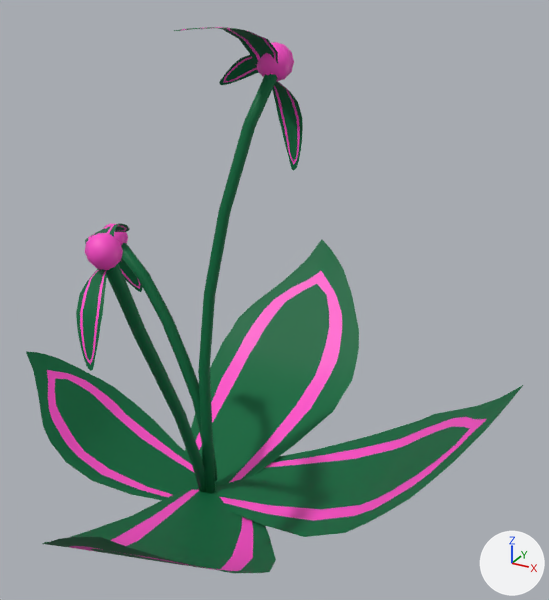
An edit to the Blender file HiddenHarmony/Assets/Models/Hub/Fern/LitFren.blend, drawn before and after from the same camera.
Rendered twice from a 50 mm camera at (1.355, -1.97, 1.849) aimed at (0.231, 0.074, 0.827). Every picture has the same lights, and +X, +Y and +Z are marked at lower right.
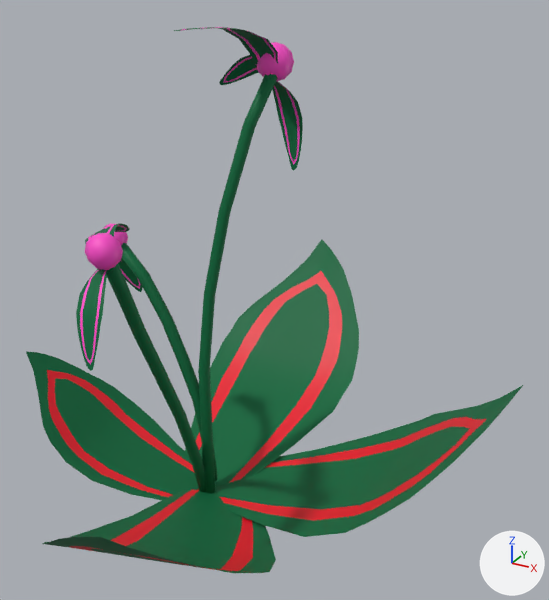
What changed in the scene script:
```text
Add mat_glowing2:
    mat_glowing2 = principled_material('glowing2')
    mat_glowing2.base_color = (0.8, 0.0, 0.0151)  # red #e70021
Change me_plane_013:
    where me_plane_013.from_pydata(...)  # 77 vertices, 60 faces; spans x -1.02..1.03, y -0.55..0.3, z -0.25..0.27
    used by ob_plane_000; location = (-0.03, 0.666, 0.336); rotation_euler = (0.0, 0.0, -0.0499), in degrees (0, 0, -2.9); scale = (0.319, 1.32, 1.32)
    me_plane_013 part 1: all 20 faces that had it switch from mat_glowing (pink #ff4bcb) to mat_glowing2 (red #e70021)
Change me_plane_000:
    where me_plane_000.from_pydata(...)  # 77 vertices, 60 faces; spans x -1.02..1.03, y -0.55..0.3, z -0.25..0.27
    used by ob_plane_001; location = (0.661, 0.082, 0.336); rotation_euler = (0.0, 0.0, -1.543), in degrees (0, 0, -88); scale = (0.319, 1.32, 1.32)
    me_plane_000 part 2: all 20 faces that had it switch from mat_glowing (pink #ff4bcb) to mat_glowing2 (red #e70021)
Change me_plane_001:
    where me_plane_001.from_pydata(...)  # 77 vertices, 60 faces; spans x -1.02..1.03, y -0.55..0.3, z -0.25..0.27
    used by ob_plane_002; location = (0.232, -0.625, 0.336); rotation_euler = (0.0, 0.0, -2.882), in degrees (0, 0, -165); scale = (0.319, 1.32, 1.32)
    me_plane_001 part 3: all 20 faces that had it switch from mat_glowing (pink #ff4bcb) to mat_glowing2 (red #e70021)
Change me_plane_002:
    where me_plane_002.from_pydata(...)  # 77 vertices, 60 faces; spans x -1.02..1.03, y -0.55..0.3, z -0.25..0.27
    used by ob_plane_004; location = (-0.464, -0.089, 0.239); rotation_euler = (0.0, 0.0, -4.618), in degrees (0, 0, -265); scale = (0.227, 0.935, 0.935)
    me_plane_002 part 4: all 20 faces that had it switch from mat_glowing (pink #ff4bcb) to mat_glowing2 (red #e70021)
```

Changed parts and their boxes (x1, y1, x2, y2) in the pictures (549 x 600 px):
part 1 of me_plane_013, recoloured (pink to red): (196, 271, 342, 483) in both
part 2 of me_plane_000, recoloured (pink to red): (220, 417, 487, 521) in both
part 3 of me_plane_001, recoloured (pink to red): (69, 489, 253, 571) in both
part 4 of me_plane_002, recoloured (pink to red): (47, 370, 194, 497) in both
